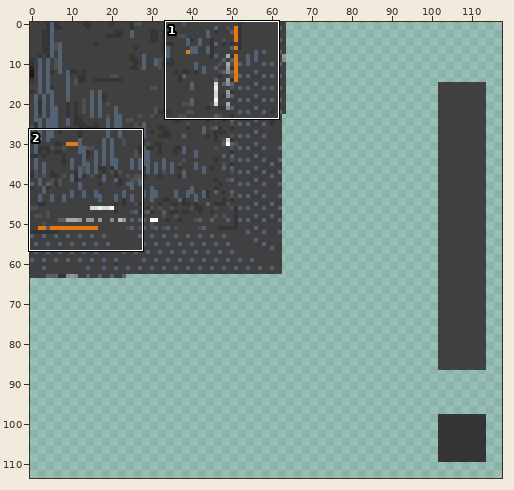
Sprite sheet -- scout_drone_rp/textures/entity/scout_drone.png. The first picture is a wide view before the edit; the outline marks the close-up.
Close-up. Before the commit:
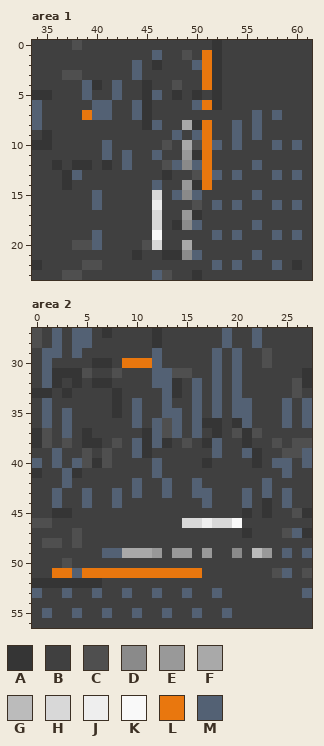
The file is 128x128 pixels. Shown: area 1: x 34..61, y 0..23; area 2: x 0..27, y 27..56. The wide view leaves out empty margins.
Palette (. is transparent): A #353535  B #404040  C #4f4f4f  D #8a8a8a  E #999999  F #a9a9a9  G #bbbbbb  H #d8d8d8  J #eeeeee  K #f9f9f9  L #e9770e  M #536174
Now the later version:
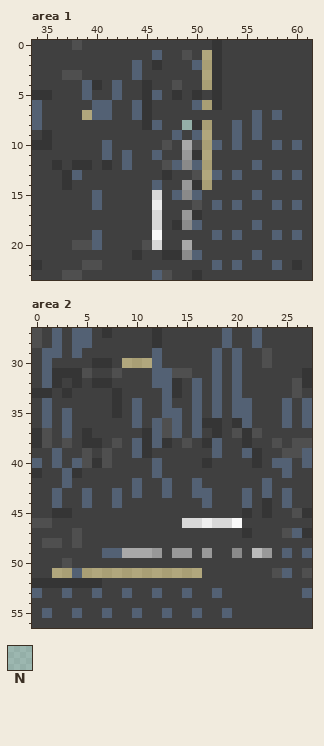
Colours new in this view: N #a9a9a954
From old to new:
@@ palette @@
-L #e9770e
+L #e9770e54
--- area 1
@@ x 47..51 @@
  7 BBBBB
- 8 BBFAL
+ 8 BBNAL
  9 BMBML
Boxes around the changes in both close-ups, in picture pixels (x1, y1, x2, y2):
changed: (182, 50, 212, 190)
changed: (82, 110, 92, 120)
changed: (122, 358, 152, 368)
changed: (52, 568, 202, 578)
